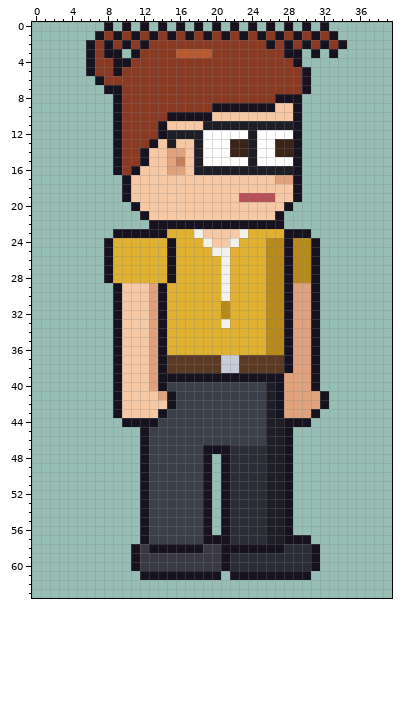
Edited in one commit: pixel-art file (sprites/expo/expo_dot_right.aseprite). The first picture shows the starting point.
40x64 pixels, 1 frame. Colours within 5 levels of each other are drawn and written as one.
Now the later version:
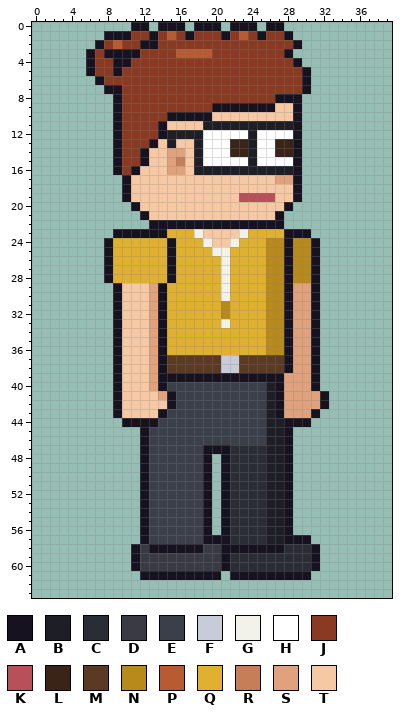
Palette (. is transparent): A #17121f  B #1e1e26  C #2a2d36  D #3a3a44  E #3a3f4a  F #c8ccd8  G #f2f2ea  H #ffffff  J #8a3a22  K #b8505a  L #3a2418  M #5a3a22  N #b88a1c  P #b85a32  Q #e0b030  R #c47e58  S #e0a27c  T #f6c9a4
Diff:
--- layer "Hair"
@@ x 0..39 @@
- 0 ........A.A.A.A.A.A.A.A.A.A.A.A.A.......
- 1 .......AJAJAJAJAJAJAJAJAJAJAJAJAJA......
- 2 ......AJAJAJAJJJJJJJJJJJJJAJAJAJAJA.....
- 3 ......AJAA.AJJJJPPPPJJJJJJJJAA.A.A......
+ 0 ...........AA.AAA.AAA.AAA.AA............
+ 1 ........AAAJJAJPJAJJJAJPJAJJA...........
+ 2 .......AJPJJAAJJJJJJJJJJJJJJJA..........
+ 3 ......AJAAAAJJJJPPPPJJJJJJJJA...........
  4 ......AJJAAJJJJJJJJJJJJJJJJJJA..........
Where, in picture pixels (left, top, right, bottom), the same in both pictures:
changed: (86, 22, 347, 58)
